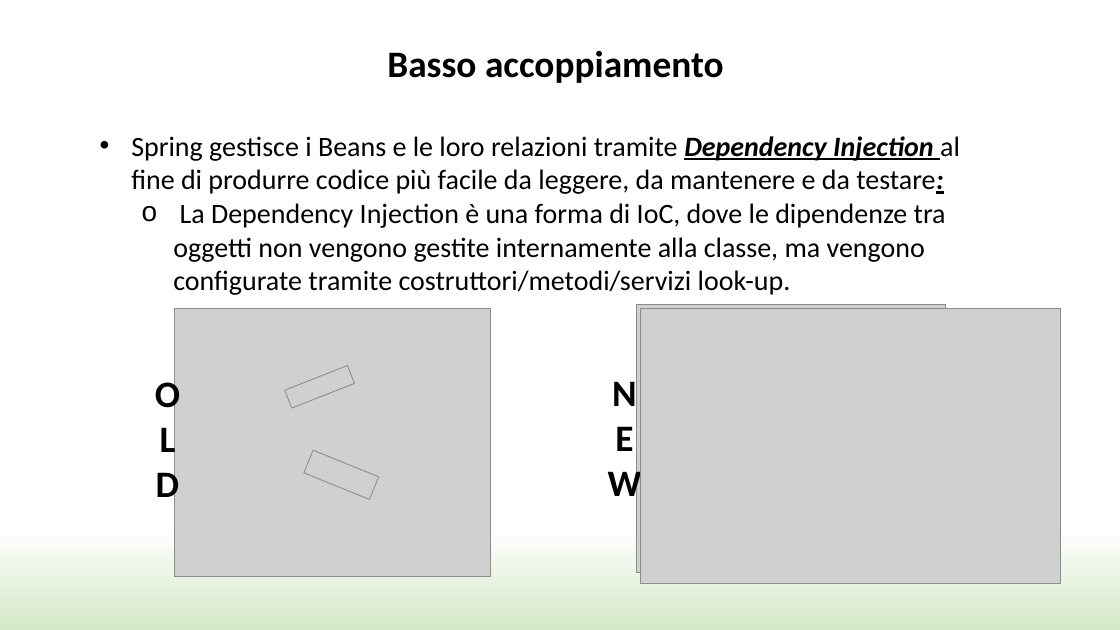
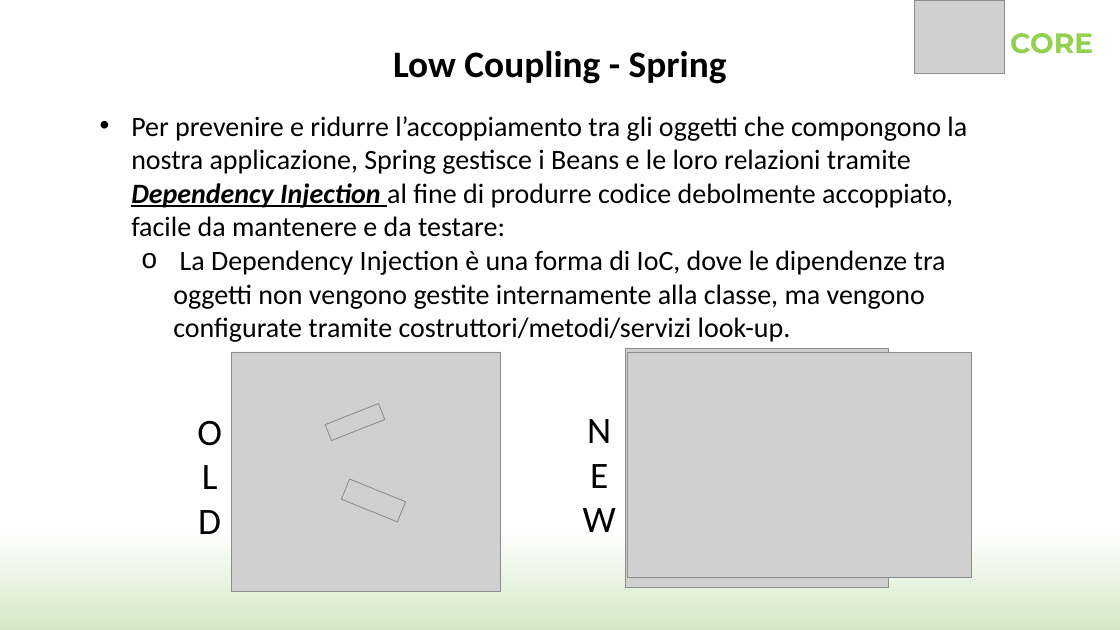
Before and after one commit to SimoneCas/java, a slide deck: slide 9 of SpringSample/Spring.pptx (slide 5 before the commit). Drawn at 1120x630 pixels with LibreOffice and Linux fonts; fonts in the diff are those of the drawing; grey boxes stand for pictures; background and template pictures are left out. Boxes give left, top, right and bottom in pixels: in the first picture for what was removed or moved away, otherwise in the second. Text is boxed around its words. In the diff, an @@ line names an element or a change of style, - is before the commit and + after.

Commit message:
ultimate slide per workshop Spring

```diff
--- a/SpringSample/Spring.pptx
+++ b/SpringSample/Spring.pptx
@@ picture added at bbox=[915, 0, 1005, 74] @@
@@ text at bbox=[393, 50, 727, 84]: text changed @@
-Basso accoppiamento
+Low Coupling - Spring
@@ text added at bbox=[1010, 33, 1093, 54], 24 pt, text #92D050, bold @@
+CORE
@@ text "Per prevenire e ridurre l’accoppiamento ...": place and size @@
-text "Per prevenire e ridurre l’accoppiamento ..." at bbox=[131, 136, 960, 295]
+text "Per prevenire e ridurre l’accoppiamento ..." at bbox=[131, 116, 967, 342]
@@ text at bbox=[131, 116, 967, 237]: text changed @@
-• Spring gestisce i Beans e le loro relazioni tramite Dependency Injection al fine di produrre codice più facile da leggere, da mantenere e da testare:
+• Per prevenire e ridurre l’accoppiamento tra gli oggetti che compongono la nostra applicazione, Spring gestisce i Beans e le loro relazioni tramite Dependency Injection al fine di produrre codice debolmente accoppiato, facile da mantenere e da testare:
@@ picture: place and size @@
-picture at bbox=[174, 308, 490, 577]
+picture at bbox=[231, 352, 501, 592]
@@ picture: place and size @@
-picture at bbox=[637, 304, 946, 573]
+picture at bbox=[625, 349, 889, 588]
@@ picture: place and size @@
-picture at bbox=[641, 308, 1061, 583]
+picture at bbox=[627, 352, 971, 577]
@@ text "O" at bbox=[197, 420, 222, 534]: bold off @@
@@ text "O": place and size @@
-text "O" at bbox=[155, 376, 180, 507]
+text "O" at bbox=[197, 420, 222, 534]
@@ picture: place and size @@
-picture at bbox=[284, 366, 354, 408]
+picture at bbox=[325, 403, 384, 440]
@@ text "N": place and size @@
-text "N" at bbox=[608, 375, 642, 506]
+text "N" at bbox=[583, 419, 616, 532]
@@ text "N" at bbox=[583, 419, 616, 532]: bold off @@
@@ picture: place and size @@
-picture at bbox=[304, 451, 378, 500]
+picture at bbox=[342, 479, 406, 522]
```
Also in this commit, not shown: 24 other slides changed, 33 slides added, 11 slides removed.
